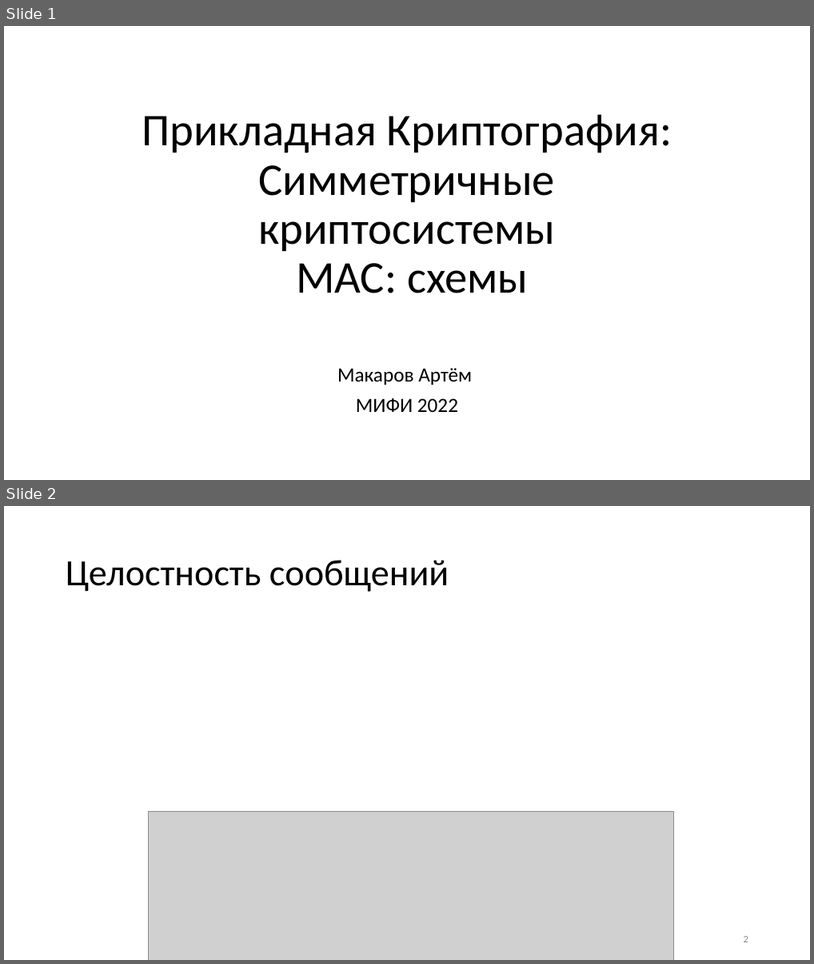
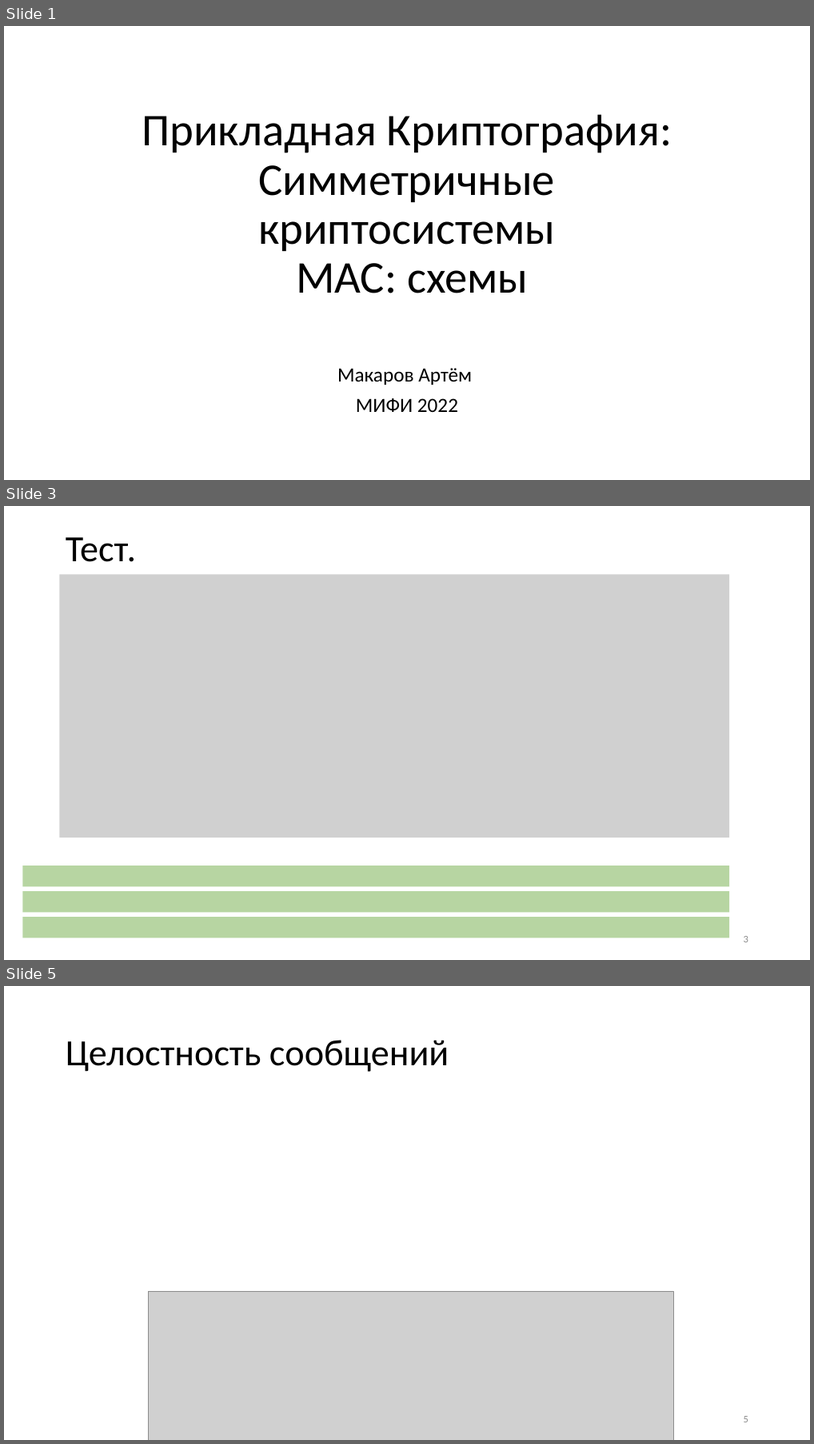
Before and after one commit to CryptoCourse/CryptoLectures, a slide deck: Lectures/Lecture10.pptx. Shown one above the other, each under a label of ours: slides 1 and 2 before the commit, slides 1, 3 and 5 after it; the slides between them are not shown. The pictures are 814x964 and 814x1444 pixels, drawn with LibreOffice and Linux fonts; fonts in the diff are those of the drawing; grey boxes stand for pictures. Boxes give left, top, right and bottom in pixels: in the first picture for what was removed or moved away, otherwise in the second. Text is boxed around its words. In the diff, an @@ line names an element or a change of style, - is before the commit and + after.

```diff
--- a/Lectures/Lecture10.pptx
+++ b/Lectures/Lecture10.pptx
@@ slide 3 added at (4,506,810,960), background #FFFFFF @@
@@ title added at (66,537,136,562), 44 pt, text #000000 @@
+Тест.
@@ picture added at (60,574,730,837) @@
@@ rectangle added at (22,865,730,887), fill #70AD47 at 50% opacity @@
@@ rectangle added at (22,891,730,912), fill #70AD47 at 50% opacity @@
@@ rectangle added at (22,916,730,938), fill #70AD47 at 50% opacity @@
@@ page number added at (744,936,749,942), 12 pt, text #8C8C8C @@
+3
@@ what was slide 2 is now slide 5 @@
@@ page number at (744,1416,749,1422): text changed @@
-2
+5
```
Also in this commit, not shown: 2 other slides added.
